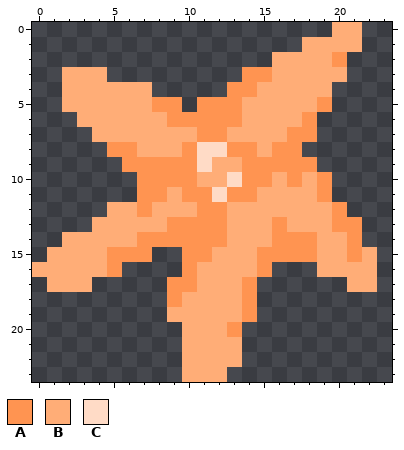
Two versions of one pixel-art sprite, images/starfish.png. The picture above was drawn from the file before the commit.
The file is 48x48 pixels, drawn in blocks of 2x2; one block is one cell here.
Palette (. is transparent): A #ff9451  B #ffad77  C #ffdbc6
And afterwards:
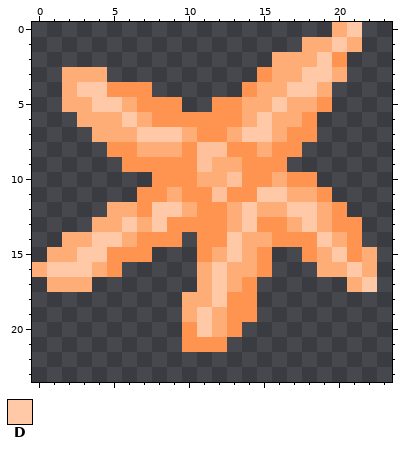
Colours new in this view: D #ffc9a8
Change:
@@ palette @@
-C #ffdbc6
+C #ffc19b
@@ x 0..23 @@
- 0 ....................BB..
- 1 ..................BBBB..
- 2 ................BBBBA...
- 3 ..BBB.........AABBBBB...
- 4 ..BBBBBB.....AABBBBB....
- 5 ..BBBBBBAA.AAABBBBBA....
- 6 ...BBBBBBAAAAABBBBA.....
- 7 ....BBBBBBBAABBBBAA.....
+ 0 ....................BD..
+ 1 ..................BBDB..
+ 2 ................BBBDA...
+ 3 ..BBB..........ABBDDB...
+ 4 ..BDDAAA......ABBDDB....
+ 5 ..BBDDBAAA..AABBDBBA....
+ 6 ...BBBDBAAAAAABDBBA.....
+ 7 ....BBBDDDBAABDDBAA.....
  8 .....AABBBACCAABAA......
- 9 ......AAAAACBBAAAAA.....
-10 .......AAAABBCAABABA....
-11 .......AABAACAABBBBA....
-12 .....BBABBBAABBBBBBBA...
-13 ....BBBBBAAAABBBABBBAA..
-14 ..BBBBBAAAAAABBBAAABBA..
-15 .BBBBAAA..AABBBAAAABBAB.
-16 BBBBBA....ABBBBA...BBBB.
-17 .BBB.....AABBBA......BB.
-18 .........ABBBBA.........
-19 .........BBBBBA.........
-20 ..........BBBA..........
-21 ..........BBBB..........
-22 ..........BBBB..........
-23 ..........BBB...........
+ 9 ......AAAAACBBAAA.......
+10 ........AAABBCAABAA.....
+11 .......AABAACAADDBBA....
+12 .....BBADDBAABDBBDDBA...
+13 ....BBDBDAAAABDAABDBAA..
+14 ..BBDDBAAA.AADBBAAADBA..
+15 .BBDDAAA...ABDBA..ABDAB.
+16 BDDDBA.....BDBBA...BBDB.
+17 .BBB.......BDBA......BD.
+18 ..........BBDAA.........
+19 ..........BDBAA.........
+20 ..........ADBA..........
+21 ..........AAA...........
+22 ........................
+23 ........................
